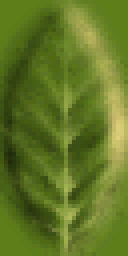
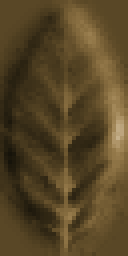
The second 128x256 image is a revision of the first. Changes to its layers:
removed group "Red" (1st of 2) (2 layers) over [0, 0, 128, 256]
removed layer "Capa 0" (4th of 6, in "Red") from group "Red" over [0, 0, 128, 256]
removed group "Purple" (2 layers) over [0, 0, 128, 256]
moved "Capa 0" out of group "Purple" over [0, 0, 128, 256]
